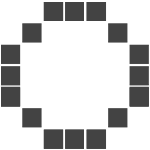
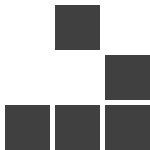
Layer changes from the first 150px x 150px image to the second:
added layer "Layer 1 copy 13" (75%) above "Layer 1 copy 12" over [5, 5, 150, 150]
hid "Layer 1 copy 11" over [1, 2, 149, 149]
